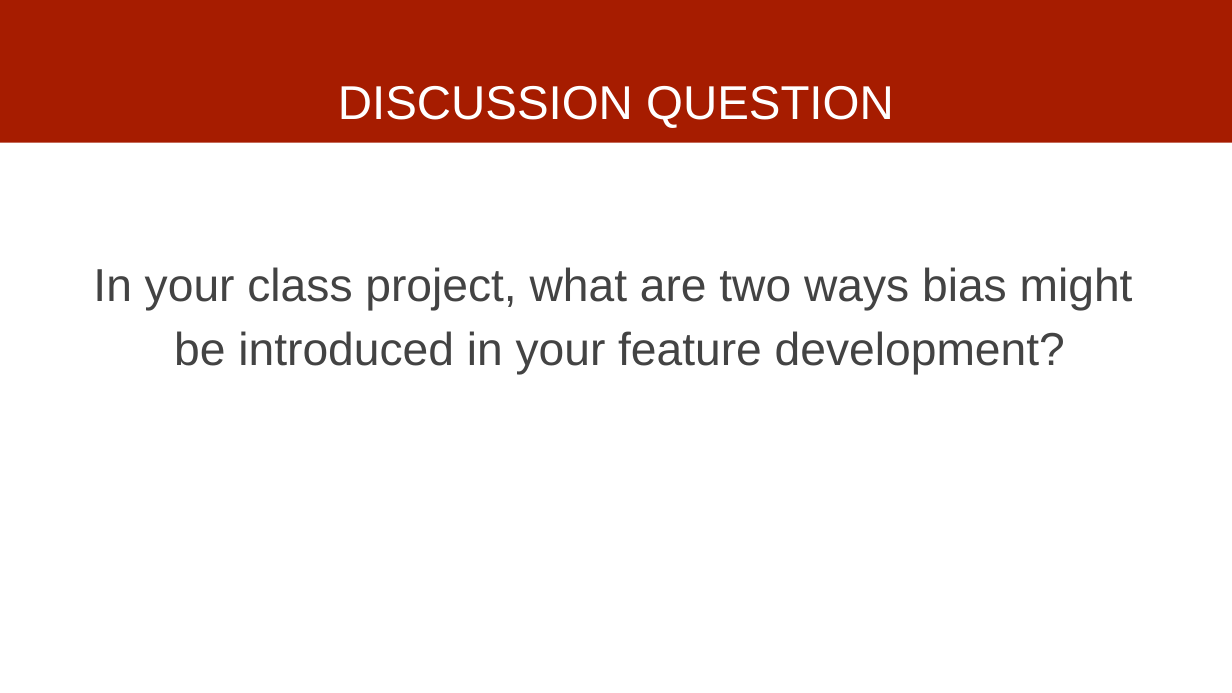
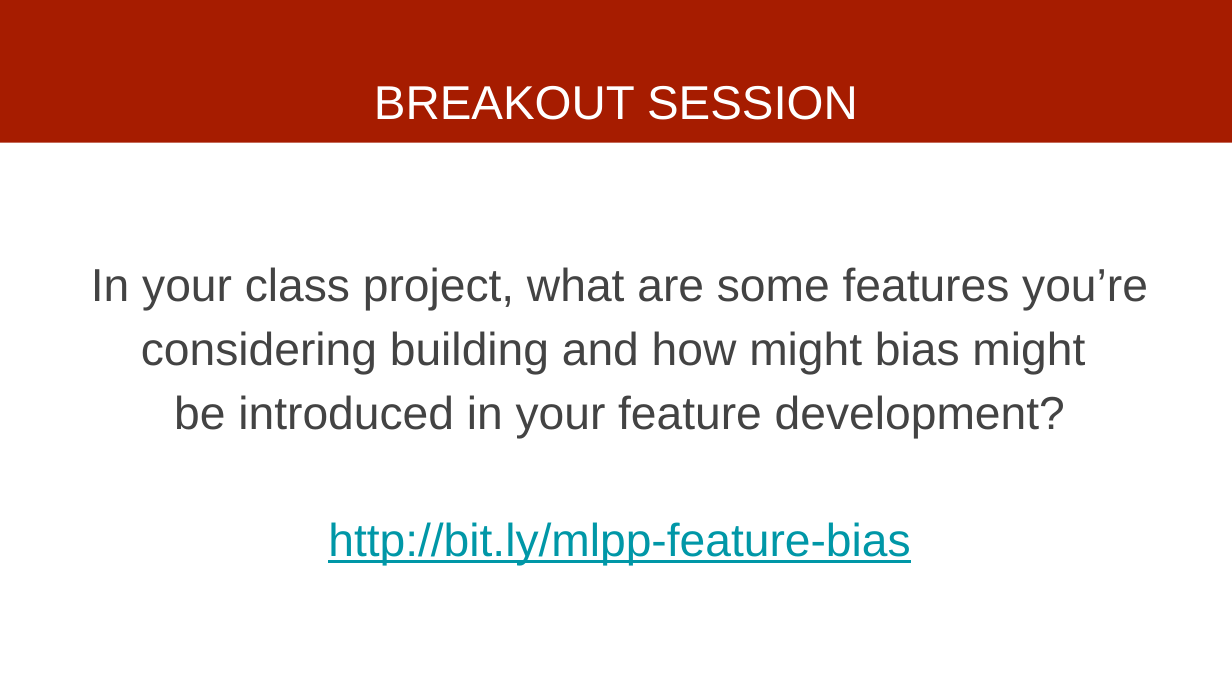
Before and after one commit to dssg/mlforpublicpolicylab, a slide deck: slide 11 of 05 - Features/features-discussion.pptx. Drawn at 1232x693 pixels with LibreOffice and Linux fonts; fonts in the diff are those of the drawing. Boxes give left, top, right and bottom in pixels: in the first picture for what was removed or moved away, otherwise in the second. Text is boxed around its words. In the diff, an @@ line names an element or a change of style, - is before the commit and + after.

Commit message:
features discussion slide updates

```diff
--- a/05 - Features/features-discussion.pptx
+++ b/05 - Features/features-discussion.pptx
@@ title at (374,86,858,120): text changed @@
-DISCUSSION QUESTION
+BREAKOUT SESSION
@@ text at (91,267,1148,374): text changed @@
-In your class project, what are two ways bias might
+In your class project, what are some features you’re considering building and how might bias might
@@ text at (328,522,910,566): paragraph added @@
+http://bit.ly/mlpp-feature-bias
```
Also in this commit, not shown: 2 other slides changed.
